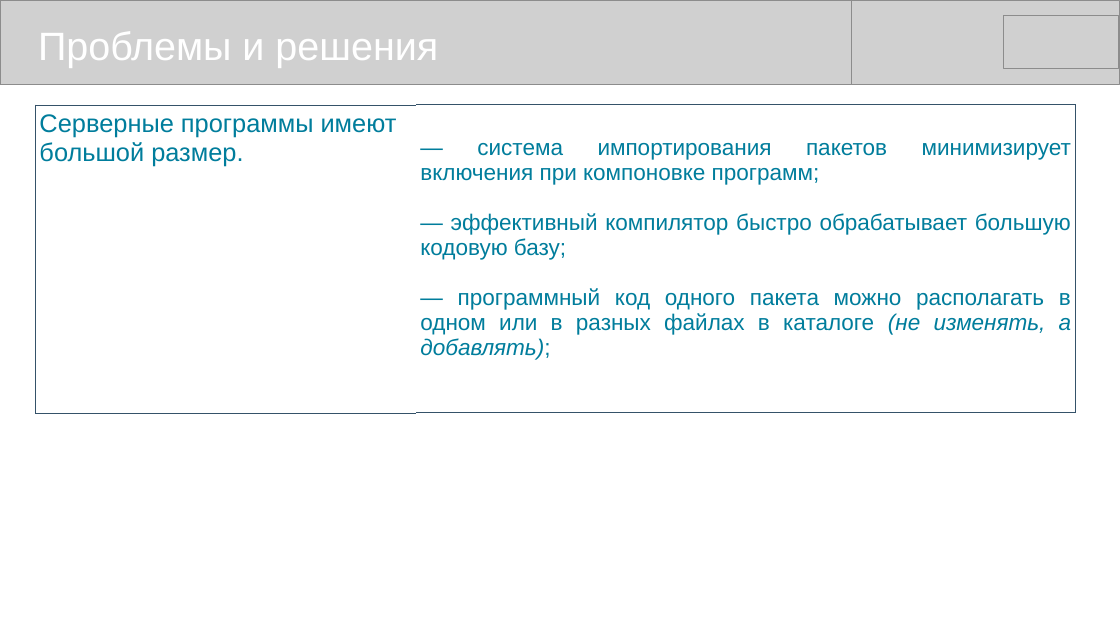
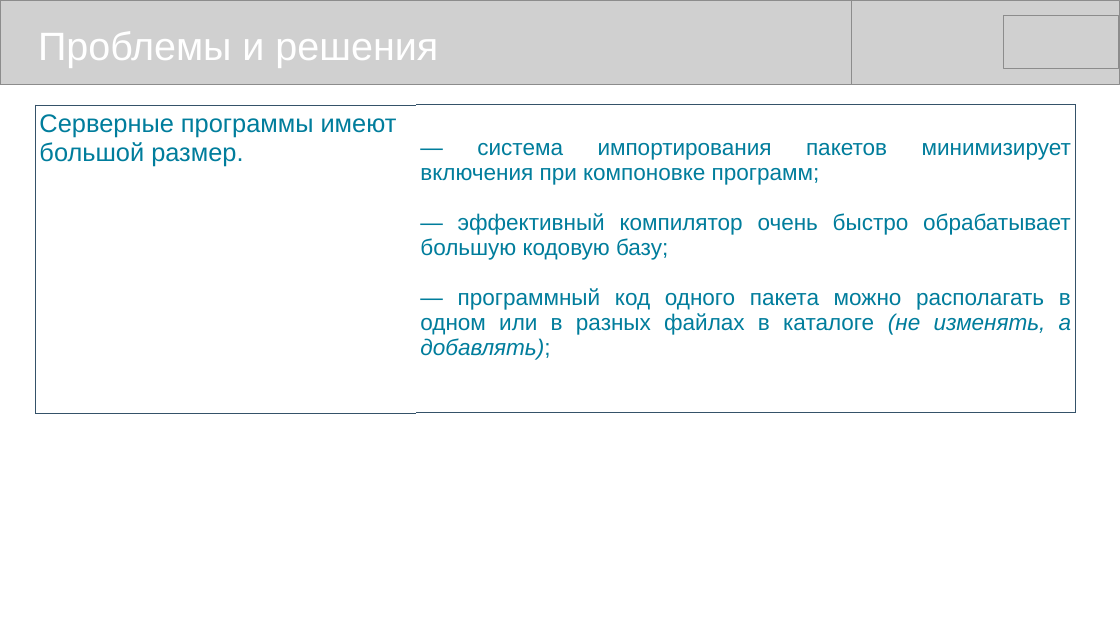
Before and after one commit to mike-shock/Go_language, a slide deck: slide 11 of view/Go_View.odp. Drawn at 1120x630 pixels with LibreOffice and Linux fonts; fonts in the diff are those of the drawing; grey boxes stand for pictures. Boxes give left, top, right and bottom in pixels: in the first picture for what was removed or moved away, otherwise in the second. Text is boxed around its words. In the diff, an @@ line names an element or a change of style, - is before the commit and + after.

```diff
--- a/view/Go_View.odp
+++ b/view/Go_View.odp
@@ table at <box>36,105,1076,388</box> @@
-row 1, column 2: — система импортирования пакетов минимизирует включения при компоновке программ; / — эффективный компилятор быстро обрабатывает большую кодовую базу; / — программный код одного пакета можно располагать в одном или в разных файлах в каталоге (не изменять, а добавлять);
+row 1, column 2: — система импортирования пакетов минимизирует включения при компоновке программ; / — эффективный компилятор очень быстро обрабатывает большую кодовую базу; / — программный код одного пакета можно располагать в одном или в разных файлах в каталоге (не изменять, а добавлять);
```
Also in this commit, not shown: 7 other slides changed, 2 other files.
